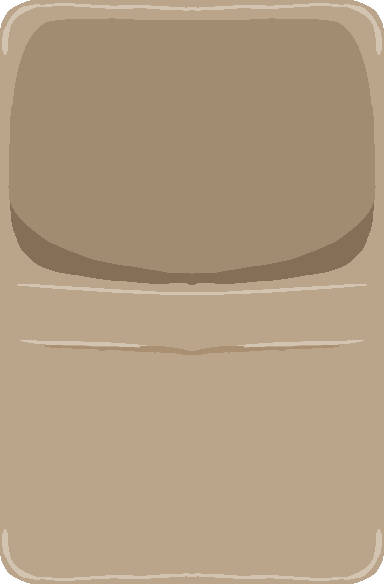
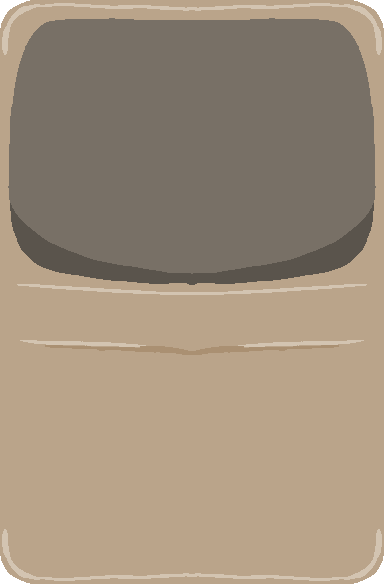
Revision of a layered (384, 584) image; what changed, layer by layer:
added layer "new_upper" above "Paint Layer 2" over <box>8,18,376,285</box>
painted on "Paint Layer 2" (2nd of 2) over <box>9,192,375,285</box>
painted on "Paint Layer 1" over <box>8,18,376,285</box>